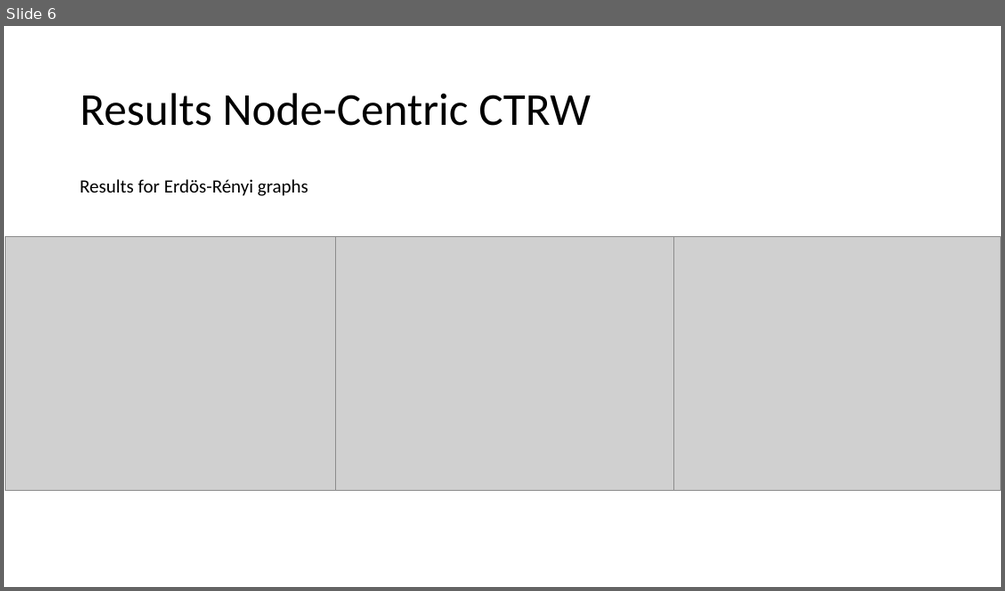
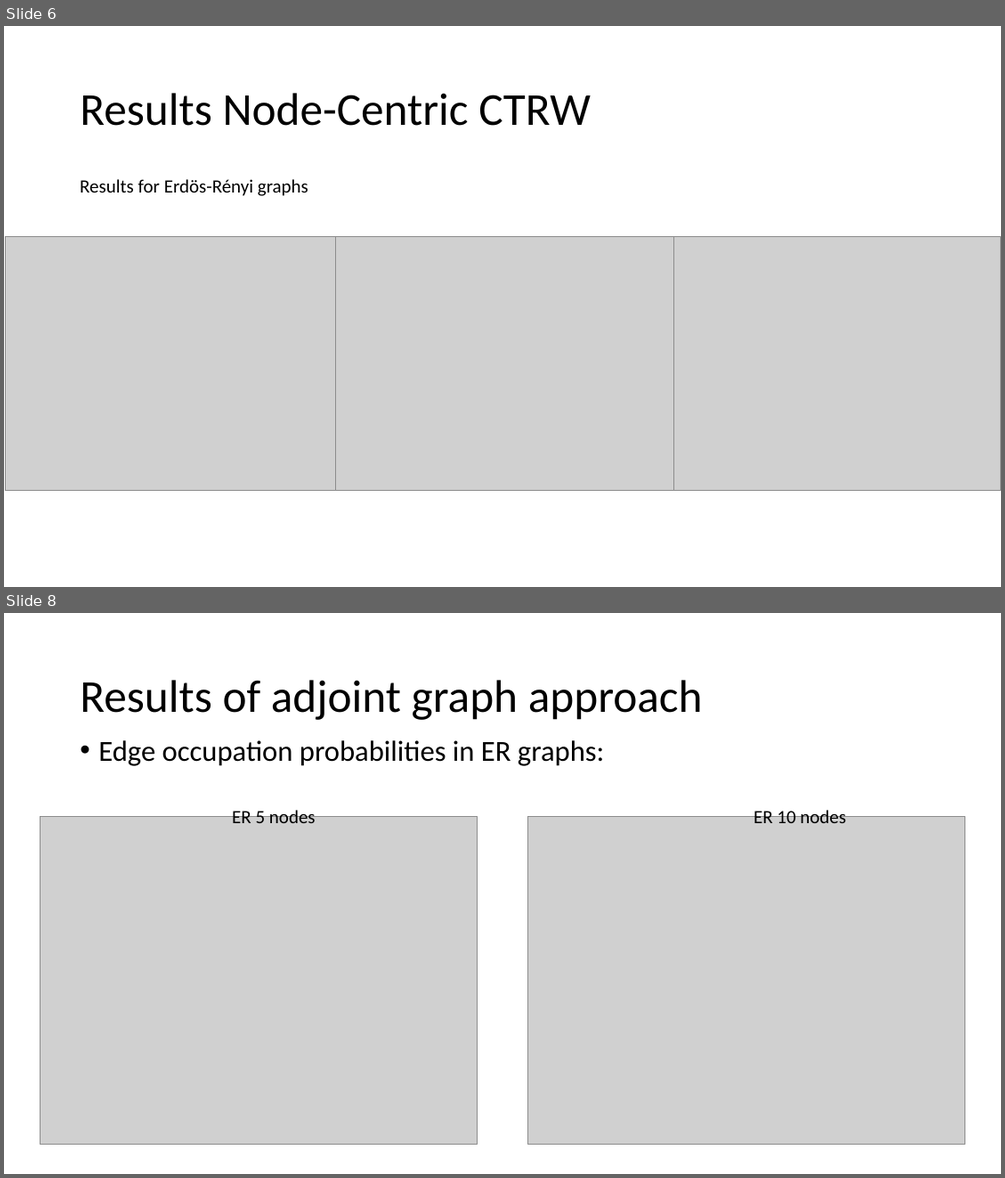
Before and after one commit to COSIN3-UOC/Hodge_decomposition, a slide deck: results_04_05.pptx. Shown one above the other, each under a label of ours: slide 6 before the commit, slides 6 and 8 after it; the slides between them are not shown. The pictures are 1005x591 and 1005x1178 pixels, drawn with LibreOffice and Linux fonts; fonts in the diff are those of the drawing; grey boxes stand for pictures. Boxes give left, top, right and bottom in pixels: in the first picture for what was removed or moved away, otherwise in the second. Text is boxed around its words. In the diff, an @@ line names an element or a change of style, - is before the commit and + after.

Commit message:
adjoint random walk

```diff
--- a/results_04_05.pptx
+++ b/results_04_05.pptx
@@ slide 8 added at box(4, 613, 1001, 1174), background #FFFFFF @@
@@ title added at box(80, 680, 703, 720), 44 pt, text #000000 @@
+Results of adjoint graph approach
@@ text added at box(98, 740, 604, 766), 28 pt, text #000000 @@
+• Edge occupation probabilities in ER graphs:
@@ picture added at box(40, 817, 477, 1144) @@
@@ text added at box(232, 807, 316, 823), 18 pt, text #000000 @@
+ER 5 nodes
@@ picture added at box(527, 817, 964, 1144) @@
@@ text added at box(753, 807, 846, 823), 18 pt, text #000000 @@
+ER 10 nodes
```
Also in this commit, not shown: 1 slide changed, 1 other slide added, 6 other files.
